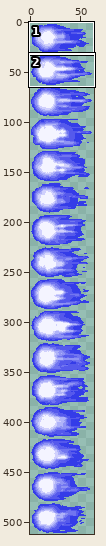
Sprite sheet -- Assets/Art/VFX/EngineFlare_01.png. The picture above shows the old version from afar; the outline marks the close-up.
Close-up. First the earlier version:
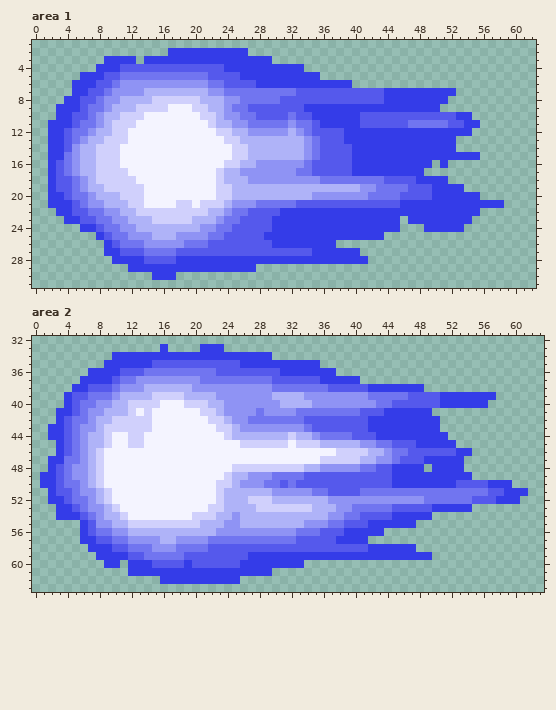
The file is 64x512 pixels. Pixels under 10% opacity are left out. Colours within 5 levels of each other are drawn and written as one. Shown: area 1: x 0..62, y 1..31; area 2: x 0..63, y 32..63. The commit also changed other parts of the picture, which this record leaves out.
New version:
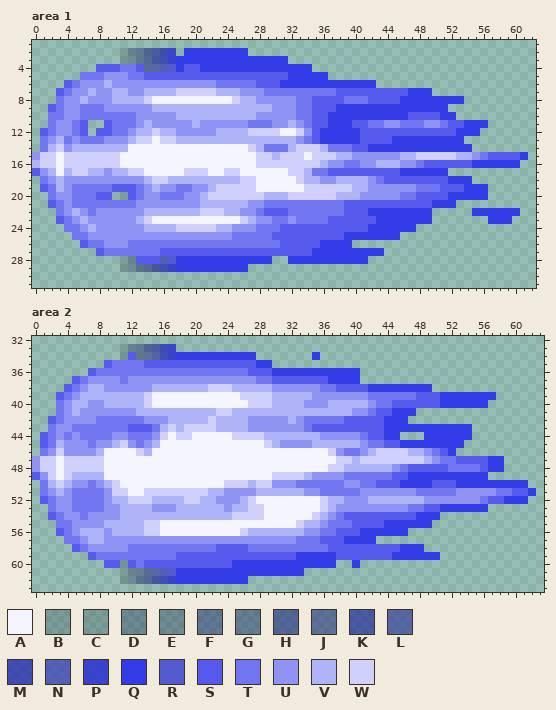
Palette (. is transparent): A #f4f4ff  B #0a0b2b30  C #10112c30  D #1013474e  E #1a1b484e  F #1619626c  G #2426646c  H #1c207d8a  J #2e307f8a  K #222798a8  L #383b9ba8  M #292fb4c7  N #4245b7c6  P #2f36cfe5  Q #343ce8  R #4c4fd2e4  S #5559ec  T #7175f0  U #8f93f4  V #afb3f8  W #d0d0fc
From old to new:
Changed rows in their new state; - is an unchanged pixel.
Area 1:
first column x 0:
 2 -----------BDFHKMP.-------------------------------------------
 3 ---------..CEGHKMP------------QQ------------------------------
 4 --------SSSTT-JLNRQ--QQQ----------Q---------------------------
 5 ------TTTUUU--SSSSSSSS----SSSSSS----Q-------------------------
 6 ----STUUUVU-----------U-TTTTSSS---------QQQ-------------------
 7 ---STUUVUUVV------WWWWWVVVUUU----TTTTT------SSS---...---------
 8 ---TUUVUU-V---WAAAAAAAAAAWVVUUUUUTT----TTT--SS------QQ--------
 9 --STUUT---UUUUUVVVVVVV--VVVVVVUUUTTSSS-------------Q----------
10 --TTUUT-TTTTTUUUUUVVVVV-VVVVUUUUUTTSS----QQQQQQ----QQ..-------
11 --TUUTS..STTTUVUUUUUVUUUU-----UUVU--S---S-TTUUT--UU-----Q-----
12 -STUU-S.SSTTUVVWVVUUUUUVV--WWWWAAWU-QQQ--SSSSSSSSSSSS--Q------
13 -TUVTUTTTUUUVWW-WWVVVVVVVV-------UTSQQQ--SSSS--------Q--------
14 -TVWUV--VVVV-------------AAW-TTT-WWWVTTTSS-----------QQ-------
15 UWWAWWWW-----------------AAAWW-WWWAWWWVVUUUUUUVVWWWWWVVUTSSSSQ
16 VWWAWWWW----------------AAAAWWWWWWWWVUUTTUUVVVUUTSSSSSSQQQQQQ-
17 SUVAVWW-VUVVWW-----WWW-AWWAAAAAAWWVTT---SSSSSS---QQQ----------
18 -TUVUU-UUUUUUUVWWVVVVVVV--WWAAAAAWVVUUVVVVU-----SSSSQQQ-------
19 -STVU-TTTTSSSTUVUUTTUUV--WWWAAAAAAWWWWWW-V-UUUUUTTTSSSQQQ-----
20 --TUU--TSS.CSTUUTTTUUVW--WWWW---WWWWWWVVV-UUUUTT--SS----Q-----
21 --STUT-TTTTTTUUUUUUUUVVV-VV-U----TTTTTT-------SSSS---......---
22 ---TUVU-U--UUUVVVVVVV-WWVVUUT--STTTTTTTSSS--------.....-QQQQQ-
23 ---STUVUUU--U-WAAAAAAAAAAAWVUUTTUTTTTSSSSSS---Q---.....--QQQ--
24 ----TTUVUUU--U----WWWWWVVUUUTTTSSSSSSSSSSS----QQ-.....--------
25 -----TTUUUUU---UUU----UUUTTTTTSSSSSSSSS-----QQ----------------
26 ------STTUUU--TTTTT---TTTTTTTTTSSSSS--QQ----------------------
27 --------STTTTT--SS-----------------------QQQ------------------
28 ----------.CES--NR------------..------------------------------
29 -----------BDFHKMP---------.----------------------------------
30 ---------------...--------------------------------------------
Area 2:
first column x 0:
33 -----------BDFHKMP---...---------------------------------------
34 ----------.CSGJLMP----------..-----Q---------------------------
35 ---------STTTTS-----------SS--......---------------------------
36 -------STTTTTT---------TTTT---Q-------QQQ----------------------
37 -----STUUUU-U--------UUUUUUU--------S--------------------------
38 ----STUVVUU---U-----VVWWWVVVVVUUUUUU-T-----------Q-------------
39 ---STUVVVVV---WAAAAAAAAAAAWWWW----V------------T---------------
40 ---TUVVU-V--VV-A---AAAAAAAAWWWV---U--VVVVV---------------------
41 ---TUVU--UUUUVVVVVVVVVVWWVVVVVVVVVVVVVVVUUT-S---..-------------
42 --STUUU-TTTTTTUUUVVVVV-V-VVUUUUUVUTTTTT---SS---....------------
43 --TUU-TTTTTTSSSTVWVWWWWVV-V---------------SS-------QQQQ--------
44 -STUTUTTTTUUTTTUW-WW----AWWWW---V--VUUUUUT-S--...---QQQ--------
45 -STVUU-TUUVWUTUV----------AAA-VUUUUV------T-S-QQ-----Q---------
46 -TUWUU-UV----WV----------------------WUTTU-WWWWVVUT-Q..--------
47 UWWAWWWW----------------------------AA--VWWWWWWWWVUTTSSSSQQ----
48 UWWAWWWW-----------------AAAAAAAAAAAAWWVVVVVVUTSSSSSTTTTSQQ----
49 SUWAWVV-V---------------AAAAAAWWWWVUUUUTTTTTTSS--------QQ------
50 -TVWVU-TUVW------------A-WWVWWUUUTTTTTTUUTT--S----SSSQQQQ---QQ-
51 -TUVU-TTTUWW--WWWWWWWWVVUUUU--VVVV-U-TTTTUUUUUUU-----UUUUUTTSSQ
52 -STUU--TTUVVWWWVVVVWWVVUUU--AAAAAAAAWVV---VVVVVVVUUUUUUUT-S--Q-
53 --TUUT-TTUUVVVVUUUVVVVVVU--W-AAAAAAAW---UUUUUUUTT-S----QQ------
54 --STUUTU-UUVVVVVVVVVVVV--WWWWAAAAAAW--TSS----SSS--Q------------
55 ---TTUUU-V--VV--AAAAAAAAAAAAAAAAAWVV---T--SS----QQ-------------
56 ---STUVVVUVV--WWAAAAAAAAAAWVVVVVVVUUTT-SS---QQQ----------------
57 ----TTUVVUUU----UU----UUUUUUUUUUUTTT--S---Q--------------------
58 -----STUUUUU---TTT----T----TTTTTTTTTT-----SSSS--Q--------------
59 -------STTTTTT----S--------SSSSSS-----SSSSSSS-----Q------------
60 ---------SSCSTS----S-----Q--------QQQQ--Q----------------------
61 -----------BEGJLNR------------QQQQ-----------------------------
62 -----------BDFHKMP--------Q------------------------------------
